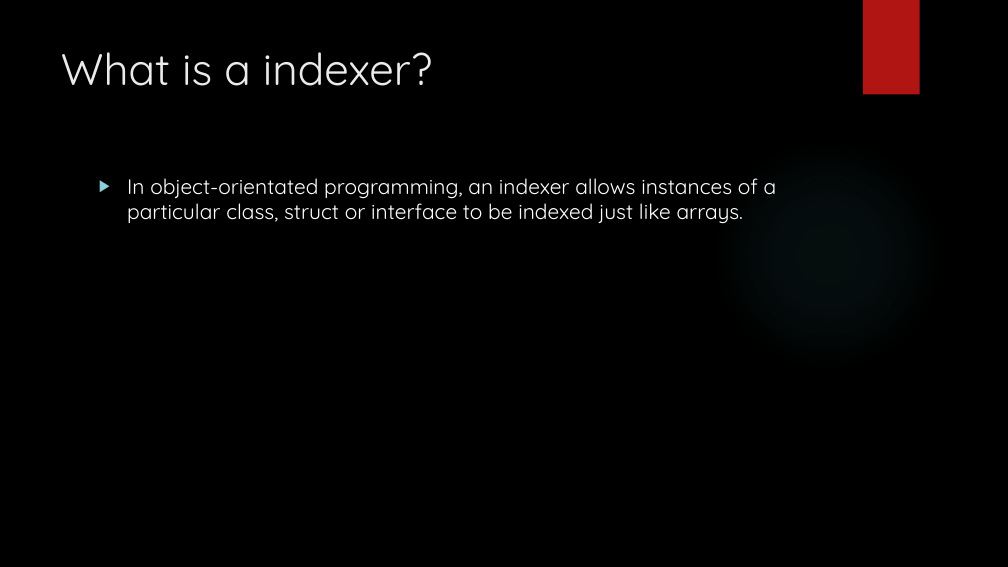
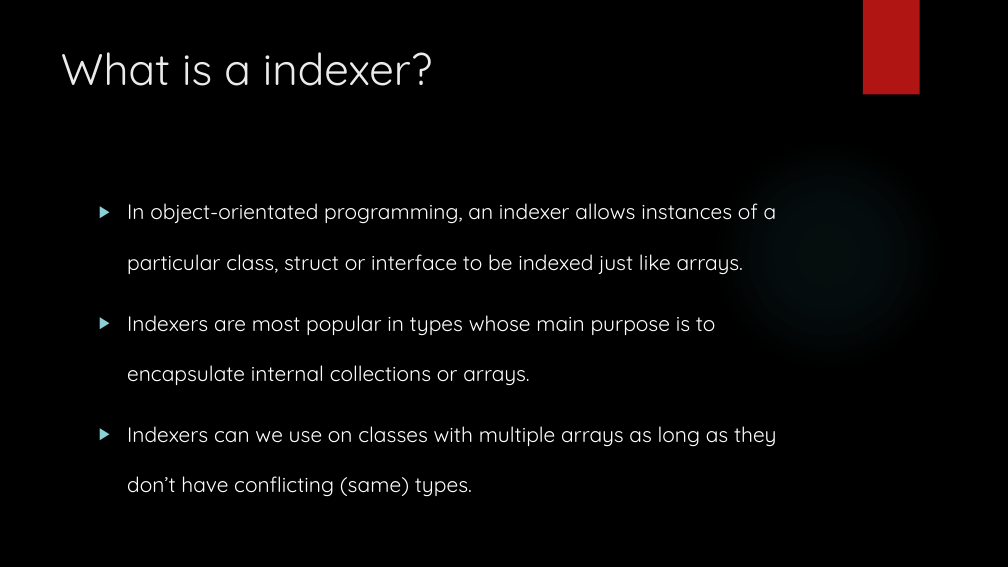
Before and after one commit to J-O-K-E-R/3717, a slide deck: slide 2 of 3951/Indexes.pptx. Drawn at 1008x567 pixels with LibreOffice and Linux fonts; fonts in the diff are those of the drawing; background and template pictures are left out. Boxes give left, top, right and bottom in pixels: in the first picture for what was removed or moved away, otherwise in the second. Text is boxed around its words. In the diff, an @@ line names an element or a change of style, - is before the commit and + after.

Commit message:
updated powerpoint

```diff
--- a/3951/Indexes.pptx
+++ b/3951/Indexes.pptx
@@ text at (x1=127, y1=203, x2=777, y2=275): line spacing 1 to 2 @@
@@ text at (x1=127, y1=315, x2=777, y2=497): paragraphs added @@
+▶ Indexers are most popular in types whose main purpose is to encapsulate internal collections or arrays.
+▶ Indexers can we use on classes with multiple arrays as long as they don’t have conflicting (same) types.
```
Also in this commit, not shown: 1 other slide changed, 5 slides added.
